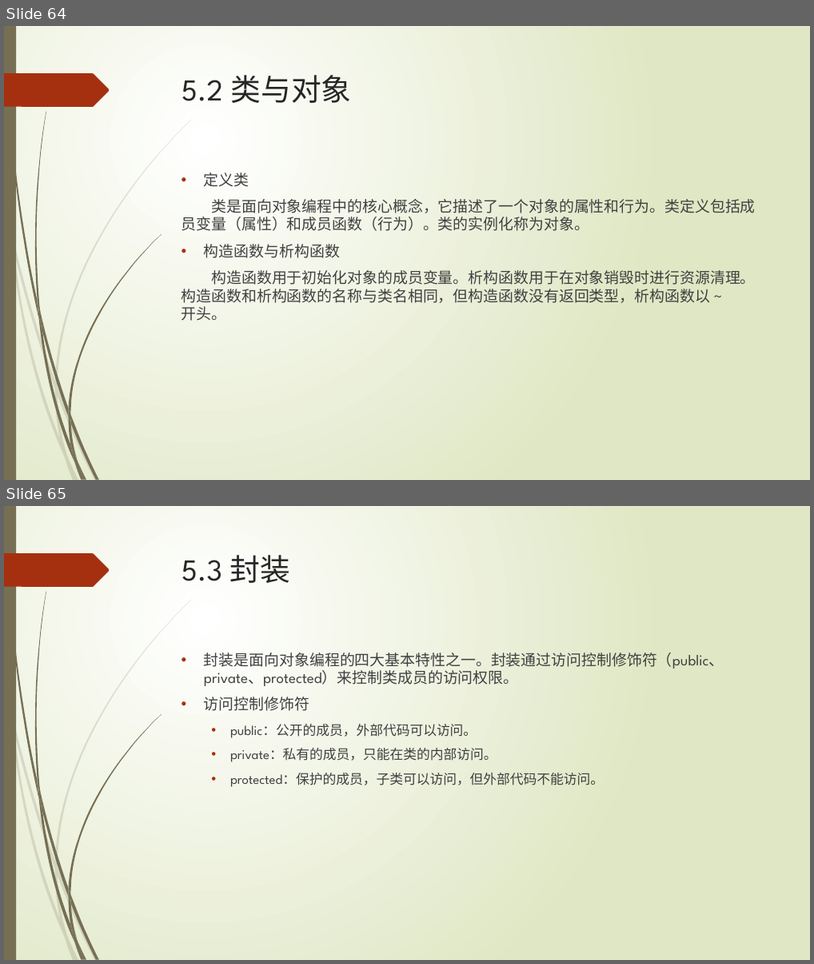
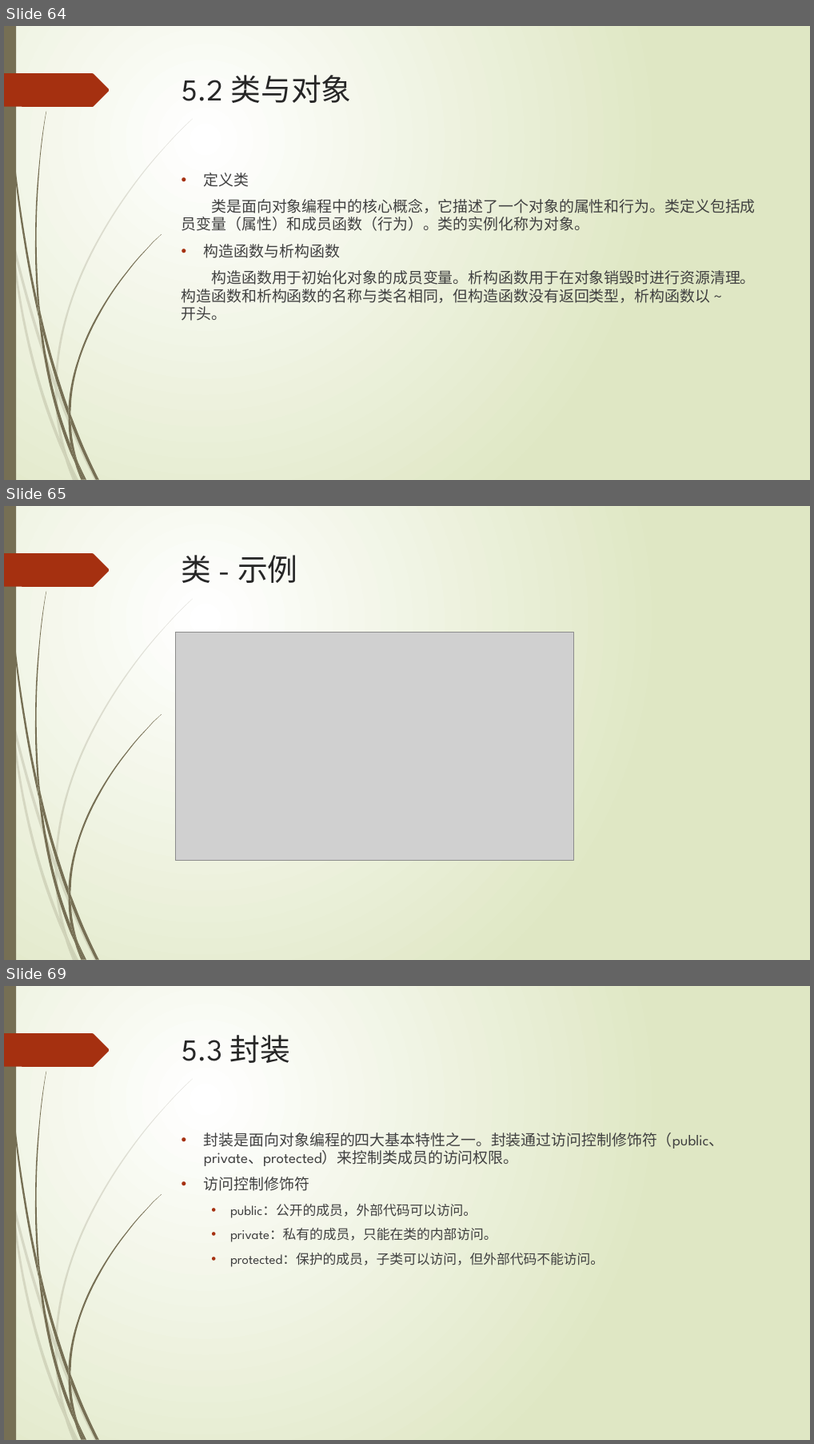
Before and after one commit to liuty2006/learn, a slide deck: learn_cpp/docs/C++语言培训.pptx. Shown one above the other, each under a label of ours: slides 64 and 65 before the commit, slides 64, 65 and 69 after it; the slides between them are not shown. The pictures are 814x964 and 814x1444 pixels, drawn with LibreOffice and Linux fonts; fonts in the diff are those of the drawing; grey boxes stand for pictures. Boxes give left, top, right and bottom in pixels: in the first picture for what was removed or moved away, otherwise in the second. Text is boxed around its words. In the diff, an @@ line names an element or a change of style, - is before the commit and + after.

```diff
--- a/learn_cpp/docs/C++语言培训.pptx
+++ b/learn_cpp/docs/C++语言培训.pptx
@@ slide 65 added at <box>4,506,810,960</box>, background gradient #FFFFFF to #DFE8C4; not listed: 24 template elements that a slide beside it also shows @@
@@ title added at <box>182,555,298,583</box>, 36 pt, text #262626 @@
+类 - 示例
@@ picture added at <box>176,632,574,860</box> @@
@@ what was slide 65 is now slide 69 @@
```
Also in this commit, not shown: 1 slide changed, 8 other slides added, 1 other file.
